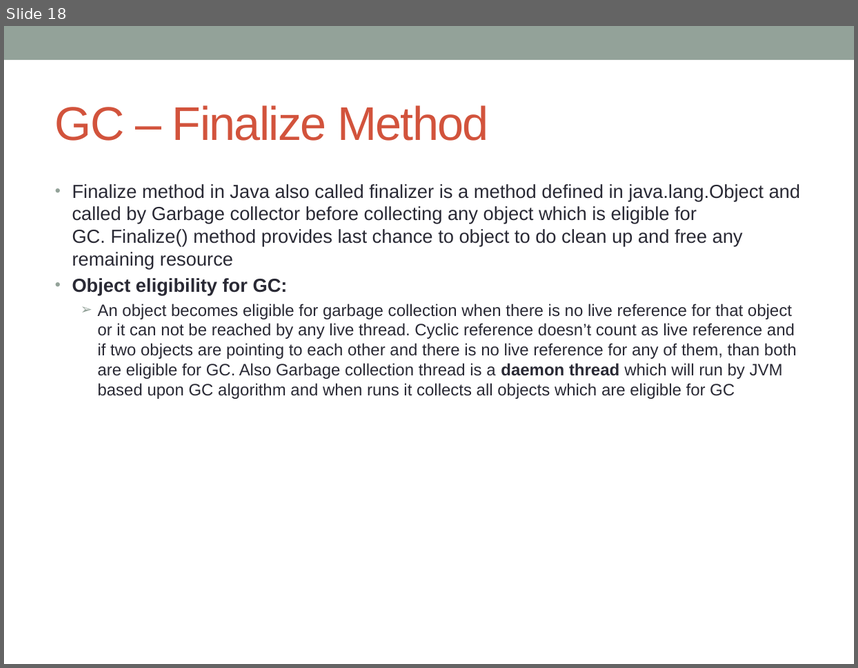
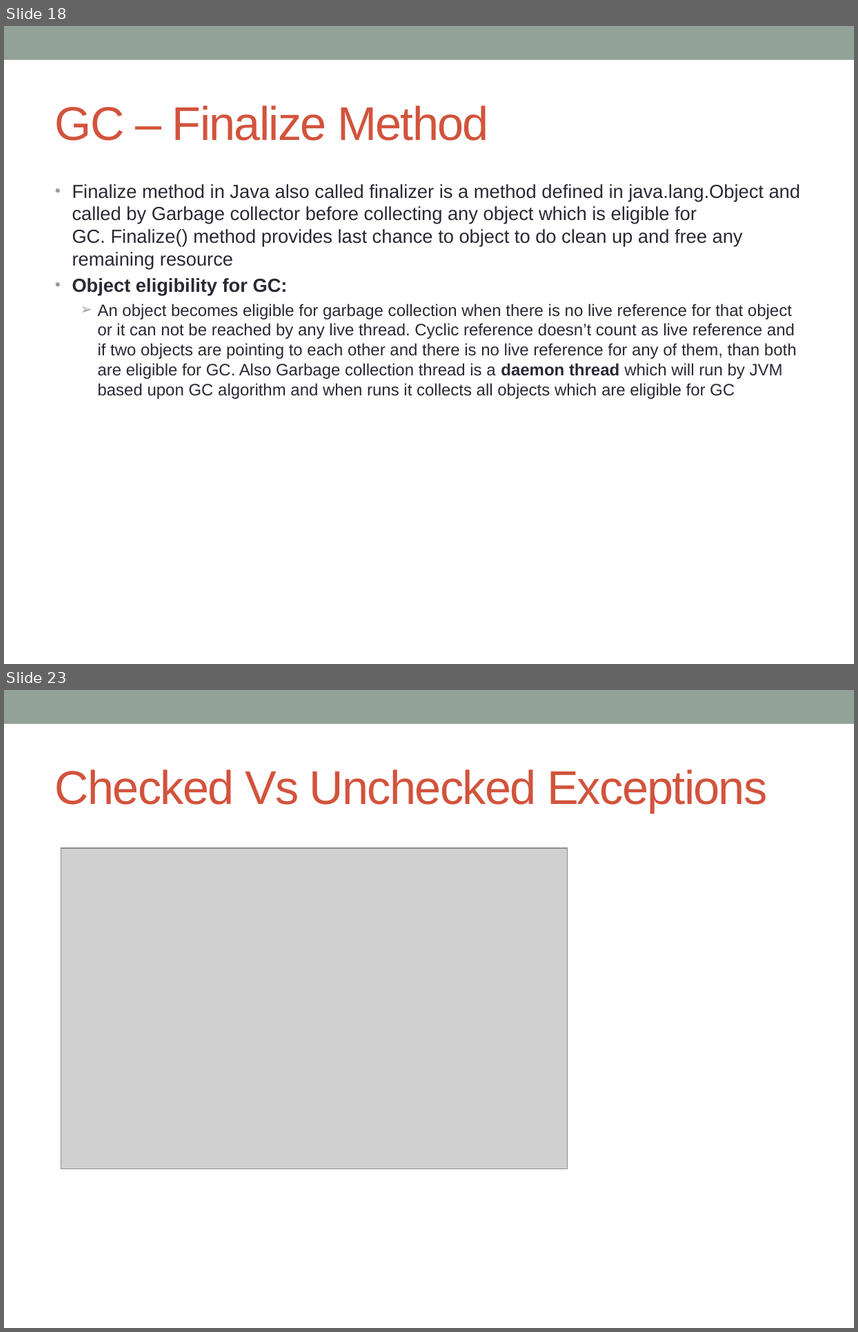
Before and after one commit to notionquest/ProjectDocumentation, a slide deck: CoreJava.pptx. Shown one above the other, each under a label of ours: slide 18 before the commit, slides 18 and 23 after it; the slides between them are not shown. The pictures are 858x668 and 858x1332 pixels, drawn with LibreOffice and Linux fonts; fonts in the diff are those of the drawing; grey boxes stand for pictures. Boxes give left, top, right and bottom in pixels: in the first picture for what was removed or moved away, otherwise in the second. Text is boxed around its words. In the diff, an @@ line names an element or a change of style, - is before the commit and + after.

```diff
--- a/CoreJava.pptx
+++ b/CoreJava.pptx
@@ slide 23 added at [4, 690, 854, 1328], background #FFFFFF; not listed: 1 template element that a slide beside it also shows @@
@@ title added at [55, 769, 767, 813], 40 pt, text #D2533C @@
+Checked Vs Unchecked Exceptions
@@ picture added at [61, 848, 568, 1169] @@
```
Also in this commit, not shown: 1 slide changed, 8 other slides added, 6 other files.
